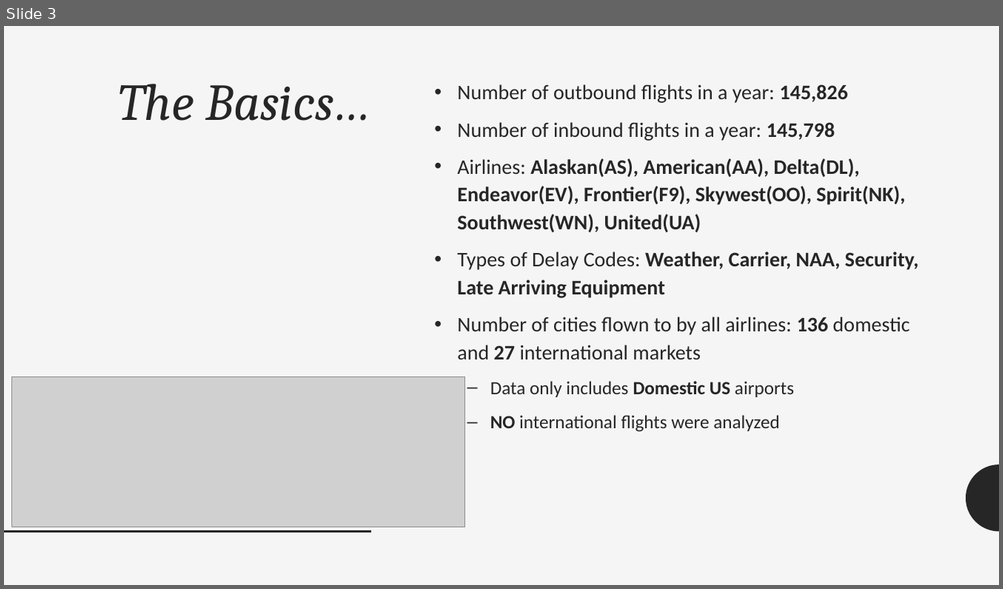
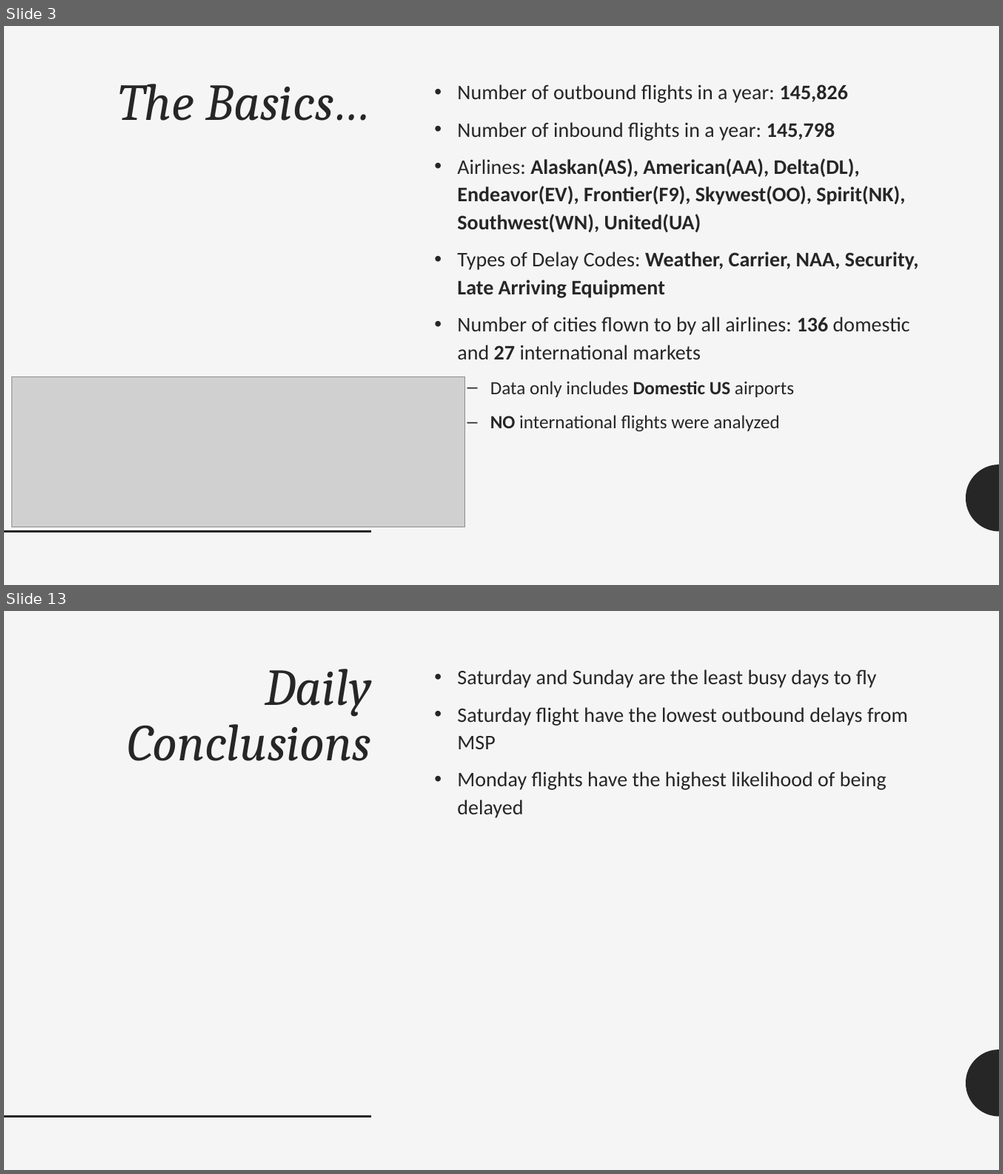
Before and after one commit to HWspam/Delorean, a slide deck: Delay Analysis Team Delorean.pptx. Shown one above the other, each under a label of ours: slide 3 before the commit, slides 3 and 13 after it; the slides between them are not shown. The pictures are 1003x589 and 1003x1174 pixels, drawn with LibreOffice and Linux fonts; fonts in the diff are those of the drawing; grey boxes stand for pictures. Boxes give left, top, right and bottom in pixels: in the first picture for what was removed or moved away, otherwise in the second. Text is boxed around its words. In the diff, an @@ line names an element or a change of style, - is before the commit and + after.

```diff
--- a/Delay Analysis Team Delorean.pptx
+++ b/Delay Analysis Team Delorean.pptx
@@ slide 13 added at box(4, 611, 999, 1170), background #F5F5F5; not listed: 2 template elements that a slide beside it also shows @@
@@ title added at box(128, 669, 372, 761), 50 pt, text #262626, italic @@
+Daily Conclusions
@@ text added at box(457, 669, 908, 818), 20 pt, text #262626 @@
+• Saturday and Sunday are the least busy days to fly
+• Saturday flight have the lowest outbound delays from MSP
+• Monday flights have the highest likelihood of being delayed
```
Also in this commit, not shown: 17 other slides added, 19 slides removed, 7 other files.
